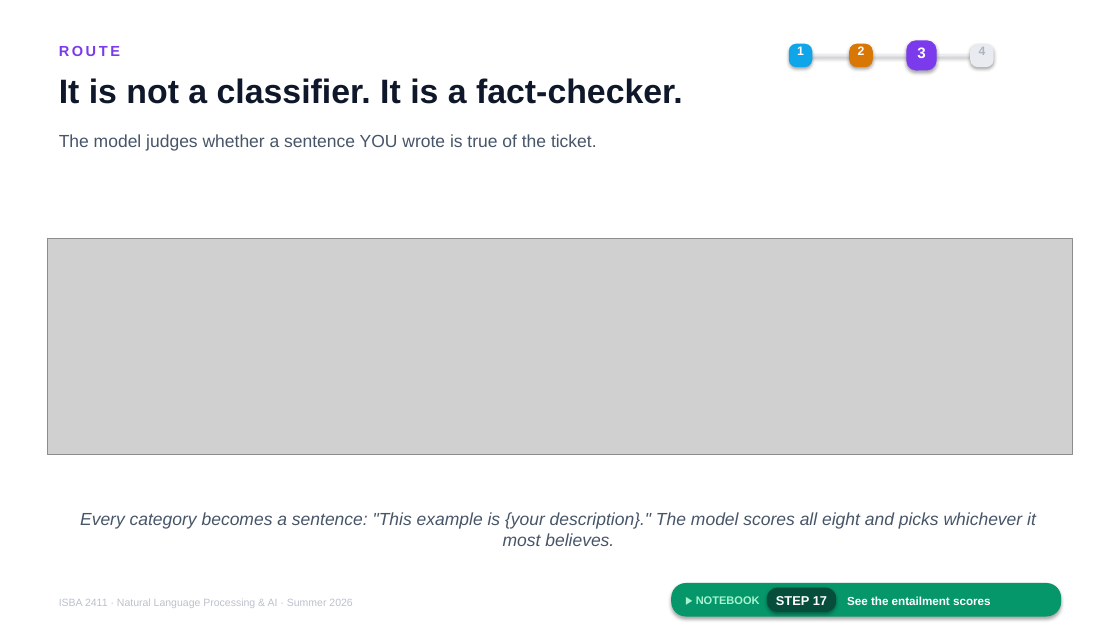
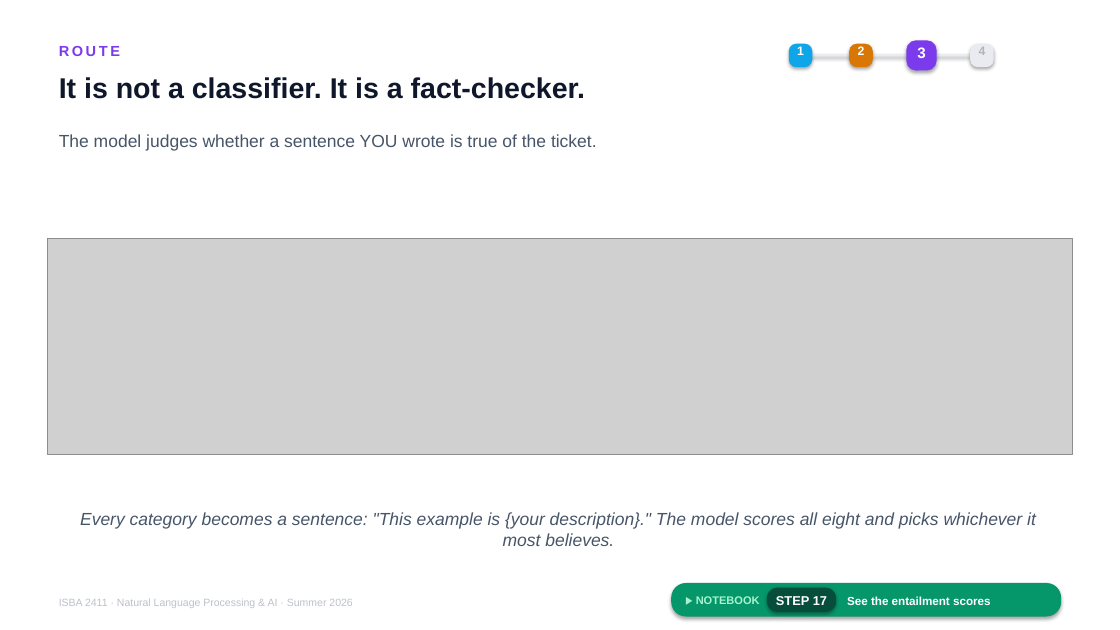
Before and after one commit to JulesMalin/isba2411-nlp, a slide deck: slide 13 of Week 7/L13_Support_Copilot.pptx. Drawn at 1120x630 pixels with LibreOffice and Linux fonts; fonts in the diff are those of the drawing; grey boxes stand for pictures. Boxes give left, top, right and bottom in pixels: in the first picture for what was removed or moved away, otherwise in the second. Text is boxed around its words. In the diff, an @@ line names an element or a change of style, - is before the commit and + after.

```diff
--- a/Week 7/L13_Support_Copilot.pptx
+++ b/Week 7/L13_Support_Copilot.pptx
@@ text "It is not a classifier. ..." at [59,77,585,99]: size 29 to 24.5 pt @@
```
Also in this commit, not shown: 7 other slides changed.
